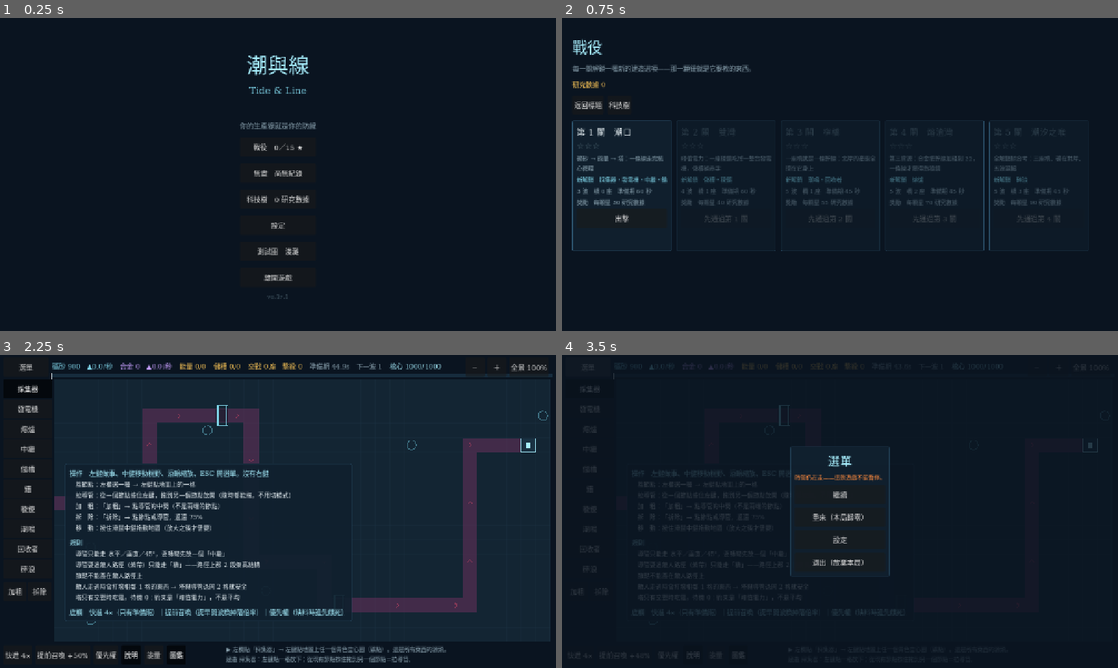
Above: before the commit, frames 1-4 (two rows, left to right).
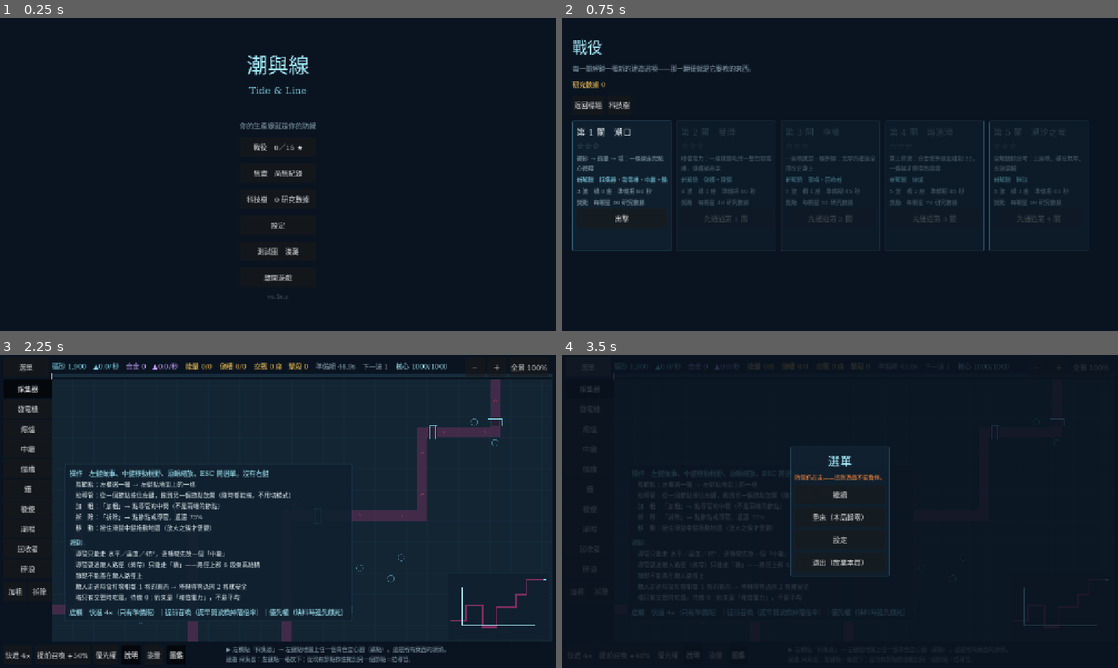
Above: after the commit, the same moments.

Repository: XiaoLin-001/TheGame
Game: Godot game, scene res://scenes/Main.tscn
Same seed, same stepped clock (60 frames per second), same inputs: the game is played once before the commit and once after it.
Inputs:
- Up to frame 1 (0.25 s): no input
- Up to frame 2 (0.75 s): click "戰役 0／15 ★" at 0.5 s
- Up to frame 3 (2.25 s): click "返回標題" at 1.25 s; click "無盡 尚無紀錄" at 2 s
- Up to frame 4 (3.5 s): click "選單" at 2.75 s

The runs differ from the first frame. In frame 1, less than 0.1% of the frame differs, in the area x 50-52%, y 88-90%; in frame 2, nothing differs; in frame 3, 7.5%, in the area x 9-99%, y 2-92%; in frame 4, 0.2%.

Commit message:
B2.1b 大圖與導引（VERSION 0.18.0）
地圖 34×18 → 64×40（看得到 75%×62% ＝ 面積的 46%）。縮放下限從「就是 fit」
改成 max(fit, 可讀性地板 24px/格)：一屏可見的圖行為完全不變，大圖則
「看全圖的地方是小地圖，不是主畫面」——縮到看得見全圖但讀不出瓶頸，
等於把 R-3 的驗收轉包給玩家。

★ 第一版做的是 56×32，實看之後改掉：那個尺寸看得到 86%×79%，小地圖上的
視野框幾乎和外框重疊，「我在哪」讀不出來。一個只是技術上大過一屏的地圖，
不值得為它做導引。高的比寬的多加，因為加寬是一比一地加一波的時間。

★ 跟著面積重算四個參數：礦點 6–8→20–26、跨越點 2–3→4–6、起始礦砂
900→1900、不必過橋的礦點下限 3→7。放大地圖而不動它們＝悄悄把難度調高，
而 §7.7 說難度只能用玩家看得見的參數表達。

兩個導引通道：小地圖（全局＋視野框＋問題標記，常駐）＋邊緣箭頭（上限 3，
打斷式）。兩者都可點跳轉——也是大圖平移唯一的純左鍵動線（R-16）。
「問題」不新發明判定，就是既有的 node_state 與 _threat。

★★ R-17 量到了，B2.1c 由條件批轉為必做批：玩家形狀的佈局（分支度約 4）
在 64×40 上，180 節點 22.5 ms（超 8ms 上限 2.8 倍）、565 節點 92.5 ms
（吃掉 92% 的 tick）。門檻約 100 個節點——一屏圖蓋不到，大圖輕易做得到。

新增 TL_CLICKTEST/endless 11 條。過程中修掉三個自己的問題：畫面外的格子
點不到（那個行為是對的，測試改成先移過去）、mini_safe 是紅不起來的假斷言
（改用哨兵字串）、視野框大小肉眼判不準（改用數字斷言）。
證明會紅：拿掉導引攔截 → jump/mini_pan/mini_safe 三條同時倒。

12 支 1056 項全過；六條 clicktest 全 PASS；TL_SIM=5600 逐欄與前四批相同。

Co-Authored-By: Claude Opus 5 <noreply@anthropic.com>

Diff:
--- a/godot/scripts/core/GameState.gd
+++ b/godot/scripts/core/GameState.gd
@@ -10,7 +10,7 @@
 ## `0.<全域批次序號>.<修補>`。**批次編號就編在版本號裡**，所以這裡不再另存一個
 ## `BATCH` 字串——B0.6 與 B0.6.1 連續兩批都忘了同步它，標題畫面掛著 `B0.5` 三天。
 ## 兩個必須手動保持一致的常數，遲早會不一致；批次名稱在 `CHANGELOG.md` 與 git log。
-const VERSION := "0.17.1"
+const VERSION := "0.18.0"
 
 const GAME_NAME := "潮與線"
 const GAME_NAME_EN := "Tide & Line"
--- a/godot/scripts/screens/Battle.gd
+++ b/godot/scripts/screens/Battle.gd
@@ -37,10 +37,25 @@
 ##
 ## x=120 讓出左側建造欄，y=56 讓出頂欄，下緣停在 660（底欄鈕在 668）。
 const FRAME := Rect2(Vector2(120.0, 56.0), Vector2(1152.0, 604.0))
-## 縮放上限＝ fit 的幾倍。下限就是 fit——比 fit 更小只是把地圖縮進框架裡的
-## 一小塊，那正是這一批要修掉的東西。
+## 縮放上限＝**下限**的幾倍。
+##
+## ★ 下限在 B2.1b 從「就是 fit」改成 `max(fit, 可讀性地板)`：
+##   一屏可見的圖（全部戰役關卡）fit 本來就在地板之上 → 行為完全不變；
+##   大過一屏的圖（無盡）fit 會讓一格掉到 24px 以下，而那正是 RG-59 說
+##   「要重新驗收才能跨過」的線——**縮到看得見全圖但讀不出瓶頸，等於
+##   把 R-3 的驗收轉包給玩家**。所以無盡看全圖的地方是小地圖，不是主畫面。
 const ZOOM_MAX_MULT := 3.0
 const ZOOM_STEP := 1.25
+
+## 小地圖（B2.1b、`20_ART_DIRECTION.md` §1.8）。**只在地圖大過框架時出現**
+## ——戰役全部一屏可見，問題節點就在畫面上，多一個浮層只是多一塊遮擋。
+const MINIMAP_MAX := Vector2(232.0, 140.0)
+const MINIMAP_PAD := 12.0
+## 邊緣箭頭上限。**十個箭頭等於沒有箭頭**（§2 反模式：資訊過載）。
+const ARROW_MAX := 3
+const ARROW_SIZE := 11.0
+## 箭頭的命中半徑。P3 手機移植預留條款要求 ≥ 44×44 px，所以半徑取 22。
+const ARROW_HIT := 22.0
 
 ## `10_GDD.md` §7.1。**只在準備期可用。**
 const FAST_FORWARD_RATE := 4
@@ -211,10 +226,22 @@
 
 # ── 視野：框架、fit、縮放、平移（B1.2.2）─────────────────────────────
 
-## 這張圖剛好填滿框架的倍率。取兩軸的**較小值**——較大值會讓另一軸溢出框架，
-## 而「進場就看得到全貌」是這個框架存在的理由。
+## 縮放下限。一屏可見的圖就是 fit；大過一屏的圖是**可讀性地板**（24px／格）。
+##
+## `_fit` 這個欄位名沿用下來（它是「全景」鈕與縮放夾限共用的那一個值），
+## 但語意在 B2.1b 之後是「看得最遠的倍率」，不一定看得到全圖。
 func _fit_zoom() -> float:
-	return Shapes.fit_zoom(s.map["size"], FRAME.size)
+	return maxf(
+		Shapes.fit_zoom(s.map["size"], FRAME.size),
+		Shapes.MIN_READABLE_CELL / Shapes.GRID
+	)
+
+
+## 地圖在目前倍率下裝不進框架嗎？＝ 需不需要小地圖與邊緣箭頭。
+## **一屏可見的地圖一律 false**，所以戰役關卡不會多出這兩塊遮擋。
+func _oversized() -> bool:
+	var px := Vector2(s.map["size"]) * Shapes.GRID * _zoom
+	return px.x > FRAME.size.x + 0.5 or px.y > FRAME.size.y + 0.5
 
 
 ## 進場（與「全景」鈕）的視野：fit ＋ 居中。
@@ -319,6 +346,9 @@
 func _click_selftest() -> void:
 	await get_tree().process_frame
 	await get_tree().process_frame
+	if Hooks.panel == "endless":
+		await _guide_selftest()
+		return
 	# 有示範佈局在場時只驗浮層：地圖上的格子被佔走了，建造斷言本來就不成立。
 	if s.nodes.size() > 1:
 		_energy_button.button_pressed = true
@@ -997,6 +1027,10 @@
 		return
 	if mb.button_index != MOUSE_BUTTON_LEFT:
 		return
+	# ★ 導引要先問（B2.1b）。小地圖蓋在地圖上面，不先攔的話點它會**在它底下
+	#   那一格蓋出東西來**——而且玩家看不出為什麼，因為節點生在畫面外。
+	if _guide_click(mb.position):
+		return
 	# ★ 從節點上按下先不動作，等放開才決定（B1.6.2）：放開在同一格＝一次普通點擊，
 	#   放開在另一個節點上＝拉一條導管。這樣「蓋一個 → 接一條 → 蓋一個 → 接一條」
 	#   不用每一步都往返左欄切模式——第 1 關的參考解就是 6 蓋 6 接交替，
@@ -1130,7 +1164,266 @@
 	# ── 回到螢幕座標 ──────────────────────────────────────────────────
 	draw_set_transform(Vector2.ZERO, 0.0, Vector2.ONE)
 	_draw_frame_matte()
+	# 導引畫在遮罩**之後**：它們的職責就是講「框架外面有什麼」，被遮罩蓋掉
+	# 等於整個功能不存在。兩者都只在 `_oversized()` 時出現。
+	_draw_arrows()
+	_draw_minimap()
 	_draw_energy_bar()
+
+
+# ── 大圖導引：小地圖與邊緣箭頭（B2.1b，`20_ART_DIRECTION.md` §1.8）────────
+#
+# 大圖模式的 R-3 驗收是「**瓶頸節點即使不在畫面內也能在 30 秒內被找到**」。
+# 兩個通道分工明確，不是互為備援：
+#   小地圖 → 「全局現在長什麼樣？我在哪？」常駐、靜態。
+#   邊緣箭頭 → 「現在有東西壞了，在畫面外哪一邊？」打斷式。
+# 兩者都可點，點了把視野移過去——這也是大圖平移唯一的**純左鍵**動線
+# （中鍵拖曳在觸控上不存在，R-16）。
+
+
+## 「問題」不新發明判定，就是既有的兩件事，依嚴重度排序：
+##   ① 正在被 walk-by 啃的節點（`_threat`，和主畫面的四角括號同一份判定）
+##   ② `缺料`／`滿溢`（`node_state`，和三態徽章同一份判定）
+## 排序決定 `ARROW_MAX` 砍掉的是哪幾個——被啃的永遠留著。
+func _problem_cells() -> Array[Vector2i]:
+	var hurt: Array[Vector2i] = []
+	var stuck: Array[Vector2i] = []
+	var state: Dictionary = s.rates["node_state"]
+	for n: Dictionary in s.nodes:
+		var c: Vector2i = n["cell"]
+		if _threat.has(c):
+			hurt.append(c)
+		elif int(state.get(int(n["id"]), SessionState.NORMAL)) != SessionState.NORMAL:
+			stuck.append(c)
+	hurt.append_array(stuck)
+	return hurt
+
+
+## 目前看得到的世界座標矩形。小地圖的視野框與「這個問題在不在畫面內」
+## 都從這裡算——**只有一份**，兩者不可能各算各的而對不起來。
+func _view_world_rect() -> Rect2:
+	var o := _map_origin()
+	return Rect2((FRAME.position - o) / _zoom, FRAME.size / _zoom)
+
+
+## 把某一格移到畫面中央（小地圖與箭頭的「一鍵跳」）。
+## 與 `TL_FOCUS` 走同一條算式——兩份會漂掉。
+func _center_view_on(c: Vector2i) -> void:
+	var px := Vector2(s.map["size"]) * Shapes.GRID
+	_pan = (px * 0.5 - _center(c)) * _zoom
+	_clamp_pan()
+	queue_redraw()
+
+
+## 小地圖的位置：框架**右下角**內側——離建造欄（左）與能量列（上）最遠的角。
+## 尺寸依地圖長寬比縮進 `MINIMAP_MAX`，所以它永遠和地圖同比例（不同比例的
+## 縮圖上，「我在哪」那個框會說謊）。
+func _minimap_rect() -> Rect2:
+	var m := Vector2(s.map["size"])
+	var k := minf(MINIMAP_MAX.x / m.x, MINIMAP_MAX.y / m.y)
+	var sz := m * k
+	return Rect2(FRAME.end - sz - Vector2(MINIMAP_PAD, MINIMAP_PAD), sz)
+
+
+func _draw_minimap() -> void:
+	if not _oversized():
+		return
+	var r := _minimap_rect()
+	var box := r.grow(5.0)
+	draw_rect(box, Palette.alpha(Palette.BG_PANEL, 0.96))
+	draw_rect(box, Palette.BORDER_STRONG, false, 1.0)
+	# 世界座標 → 小地圖座標。
+	var k := r.size.x / (float(s.map["size"].x) * Shapes.GRID)
+	var cell := maxf(1.0, Shapes.GRID * k)
+
+	for c: Vector2i in s.path:
+		draw_rect(Rect2(r.position + Vector2(c) * cell, Vector2(cell, cell)), Palette.TIDE_DEEP)
+	# 玩家節點：小地圖上讀的是**產線的形狀**，不是個別節點，所以一律同一個點。
+	for n: Dictionary in s.nodes:
+		draw_rect(
+			Rect2(r.position + Vector2(n["cell"]) * cell, Vector2(cell, cell)),
+			Palette.ORDER_CYAN
+		)
+	# 問題標記：**比節點大一倍** ＋ 脈動。要在一堆青點裡被一眼挑出來，
+	# 只換顏色不夠（§4.3b）。
+	var a := Motion.pulse01(s.tick_count, Motion.BASE * 2.0, 0.45)
+	for c: Vector2i in _problem_cells():
+		var at := r.position + Vector2(c) * cell - Vector2(cell, cell) * 0.5
+		draw_rect(Rect2(at, Vector2(cell, cell) * 2.0), Palette.alpha(Palette.WARN_ORANGE, a))
+	# 視野框：「我在哪」——這是小地圖與一張縮圖的唯一差別。
+	var vw := _view_world_rect()
+	draw_rect(
+		Rect2(r.position + vw.position * k, vw.size * k).intersection(r),
+		Palette.ORDER_BRIGHT, false, 1.0
+	)
+
+
+## 邊緣箭頭：畫在框架內緣，指向畫面外的問題。
+##
+## 只畫**不在畫面內**的——在畫面內的問題本來就看得到，再加一個箭頭是雜訊。
+func _draw_arrows() -> void:
+	if not _oversized():
+		return
+	var a := Motion.pulse01(s.tick_count, Motion.BASE * 2.0, 0.5)
+	for hit: Array in _arrow_hits():
+		var at: Vector2 = hit[0]
+		var dir: Vector2 = hit[1]
+		var perp := Vector2(-dir.y, dir.x)
+		draw_colored_polygon(PackedVector2Array([
+			at + dir * ARROW_SIZE,
+			at - dir * ARROW_SIZE * 0.6 + perp * ARROW_SIZE * 0.75,
+			at - dir * ARROW_SIZE * 0.6 - perp * ARROW_SIZE * 0.75,
+		]), Palette.alpha(Palette.WARN_ORANGE, a))
+
+
+## 箭頭的位置、方向與目標格：`[[螢幕位置, 單位方向, 目標格], ...]`。
+## **繪圖與命中判定共用這一支**——兩份會漂掉，而漂掉的症狀是「看得到但點不到」。
+func _arrow_hits() -> Array:
+	var out: Array = []
+	var vw := _view_world_rect()
+	var mid := FRAME.position + FRAME.size * 0.5
+	# 框架內緣，留出箭頭自己的半徑，否則尖端會被邊緣切掉。
+	var inner := FRAME.grow(-(ARROW_SIZE + 6.0))
+	for c: Vector2i in _problem_cells():
+		if out.size() >= ARROW_MAX:
+			break
+		var w := _center(c)
+		if vw.has_point(w):
+			continue
+		var dir := (_to_screen(w) - mid)
+		if dir.length() < 0.001:
+			continue
+		dir = dir.normalized()
+		# 從框架中心往那個方向射到內緣：兩軸各算一次，取先撞到的那一個。
+		var tx := INF if is_zero_approx(dir.x) else (inner.size.x * 0.5) / absf(dir.x)
+		var ty := INF if is_zero_approx(dir.y) else (inner.size.y * 0.5) / absf(dir.y)
+		out.append([mid + dir * minf(tx, ty), dir, c])
+	return out
+
+
+## 導引的點擊。回傳「有沒有吃掉這一次點擊」——吃掉了就不可以再當成蓋節點，
+## 否則點小地圖會在它底下的那一格蓋出東西來。
+func _guide_click(pos: Vector2) -> bool:
+	if not _oversized():
+		return false
+	for hit: Array in _arrow_hits():
+		if pos.distance_to(hit[0] as Vector2) <= ARROW_HIT:
+			_center_view_on(hit[2] as Vector2i)
+			return true
+	var r := _minimap_rect()
+	if not r.grow(5.0).has_point(pos):
+		return false
+	var k := r.size.x / (float(s.map["size"].x) * Shapes.GRID)
+	_center_view_on(Shapes.to_grid((pos - r.position) / k))
+	return true
+
+
+## ★ 大圖導引自檢（`TL_CLICKTEST=1 TL_PANEL=endless`，B2.1b）。
+##
+## 這一支驗的就是 B2.1b 的 DoD：**瓶頸節點即使不在畫面內也能在 30 秒內被找到**。
+## 「30 秒」對自檢沒有意義，能驗的是它的前提——**問題在畫面外時，畫面上真的
+## 有一個指得到它、而且點得到的東西**。
+##
+## 造問題的方式：在畫面外的礦點上蓋一座採集器、不接任何導管。它的產出推不
+## 出去 → `stuck` → `滿溢`（和三態徽章同一份判定），一個節點就成立，不必
+## 佈一整條產線。
+func _guide_selftest() -> void:
+	var big: bool = _oversized()
+
+	# 找一個**開場看不到**的礦點——大圖的重點就是「畫面外」。
+	var vw := _view_world_rect()
+	var target := Vector2i(-1, -1)
+	for c: Vector2i in (s.map["ore"] as Array):
+		if not vw.has_point(_center(c)):
+			target = c
+			break
+	var found_offscreen: bool = target.x >= 0
+
+	if found_offscreen:
+		# ★ **先把視野移過去才蓋得到**：那一格在畫面外，合成點擊落在框架外
+		#   會被輸入層擋掉（第一版就是這樣紅的——而那個行為是對的，玩家也
+		#   點不到看不見的格子）。蓋完再 `_reset_view()` 把它送回畫面外。
+		_center_view_on(target)
+		for _i in 2:
+			await get_tree().process_frame
+		_press(_build_buttons["extractor"])
+		_click(target)
+		for _i in 3:
+			await get_tree().process_frame
+		# 推幾個 tick，`node_state` 才算得出 `滿溢`。
+		for _i in 6:
+			BattleController.step(s)
+		_reset_view()
+		for _i in 2:
+			await get_tree().process_frame
+	var placed: bool = not s.node_at(target).is_empty()
+	var back_offscreen: bool = placed and not _view_world_rect().has_point(_center(target))
+	var flagged: bool = _problem_cells().has(target)
+
+	# 箭頭：它在畫面外，所以應該有一個指著它的箭頭。
+	var arrows := _arrow_hits()
+	var arrow_at := Vector2(-1, -1)
+	for hit: Array in arrows:
+		if (hit[2] as Vector2i) == target:
+			arrow_at = hit[0]
+	var arrowed: bool = arrow_at.x >= 0
+	# 箭頭要**在框架內**，不然它自己就在畫面外（第一版就是這樣：內縮沒算箭頭
+	# 自己的半徑，尖端被邊緣切掉一半）。
+	var arrow_inside: bool = arrowed and FRAME.has_point(arrow_at)
+
+	# 一鍵跳：點那個箭頭，目標要進到畫面內。
+	var jumped := false
+	if arrowed:
+		_click_at(arrow_at)
+		for _i in 2:
+			await get_tree().process_frame
+		jumped = _view_world_rect().has_point(_center(target))
+
+	# 小地圖：點左上角，視野要往左上走（而且**不可以在那裡蓋出東西**）。
+	#
+	# ★ 先切成「中繼」再點：中繼哪裡都蓋得起來，所以 `mini_safe` 才是真斷言。
+	#   用採集器的那一版是**假通過**——點到非礦點本來就會被擋，攔不攔截都一樣綠。
+	_press(_build_buttons["relay"])
+	var r := _minimap_rect()
+	var pan_before := _pan
+	# ★ 哨兵字串，不是「節點數沒變」。節點數那一版**紅不起來**：那一格剛好
+	#   不能蓋，攔不攔截都是綠的（第一版的假斷言）。`_act()` 在 BUILD 模式下
+	#   **一定**會覆寫 `_message`（成功是空字串、失敗是原因），所以哨兵還在
+	#   ＝ 這次點擊根本沒走到建造層。
+	_message = "＿哨兵＿"
+	_click_at(r.position + Vector2(6.0, 6.0))
+	for _i in 2:
+		await get_tree().process_frame
+	var mini_moved: bool = _pan != pan_before
+	var mini_safe: bool = _message == "＿哨兵＿"
+
+	# 可讀性地板：大圖的縮放下限是 24px／格，不是 fit（RG-59）。
+	var floor_ok: bool = Shapes.GRID * _fit >= Shapes.MIN_READABLE_CELL - 0.001
+
+	# ★ 視野框佔小地圖的比例 ＝ 看得到的比例。**這一條用肉眼判不準**
+	#   （小地圖只有 232px 寬，視野框和外框差幾個像素），所以用數字。
+	#   兩軸都必須 < 1（真的有看不到的部分）也都必須 > 0.3（不然是算錯了，
+	#   而算錯的症狀正是「小地圖上那個框說謊」）。
+	var mp := Vector2(s.map["size"]) * Shapes.GRID
+	var frac := _view_world_rect().size / mp
+	var frac_ok: bool = (
+		frac.x > 0.3 and frac.x < 1.0 and frac.y > 0.3 and frac.y < 1.0
+	)
+
+	var ok: bool = (
+		big and found_offscreen and placed and back_offscreen and flagged and arrowed
+		and arrow_inside and jumped and mini_moved and mini_safe and floor_ok and frac_ok
+	)
+	print(
+		"[TL_CLICKTEST/endless] big=%s offscreen=%s placed=%s back_off=%s flagged=%s arrow=%s"
+		% [big, found_offscreen, placed, back_offscreen, flagged, arrowed]
+		+ " inside=%s jump=%s mini_pan=%s mini_safe=%s floor=%s（%.1f px/格）"
+		% [arrow_inside, jumped, mini_moved, mini_safe, floor_ok, Shapes.GRID * _fit]
+		+ " view=%.0f%%×%.0f%% → %s"
+		% [frac.x * 100.0, frac.y * 100.0, "PASS" if ok else "FAIL"]
+	)
+	if Hooks.shot_path == "":
+		get_tree().quit(0 if ok else 1)
 
 
 ## 放大之後地圖比框架大，多出來的部分要被切掉，否則會爬到頂欄與建造欄底下。
--- a/godot/scripts/sim/MapGen.gd
+++ b/godot/scripts/sim/MapGen.gd
@@ -11,26 +11,48 @@
 
 const Maps := preload("res://data/Maps.gd")
 
-## 一屏可見（B2.1a）。**B2.1b 才放大過一屏**——大圖要先有小地圖與指引箭頭，
-## 否則玩家在畫面外的瓶頸前面是瞎的（R-3 在大圖模式的對應驗收）。
-const W := 34
-const H := 18
-## 折段數（§7.10）：少於 3 段路徑太直、塔隨便擺都覆蓋得到；
-## 多於 5 段在 34 格寬會擠成鋸齒。
-const SEG_MIN := 3
-const SEG_MAX := 5
-const CROSS_MIN := 2
-const CROSS_MAX := 3
-const ORE_MIN := 6
-const ORE_MAX := 8
+## ★ 大過一屏（B2.1b，`10_GDD.md` §7.10）。框架 1152×604 在**可讀性地板**
+## （24px／格）下看得到 48×25 格 → 64×40 看得到 **75%×62% ＝ 面積的 46%**。
+##
+## 為什麼不是 56×32（第一版）：那個尺寸看得到 86%×79%，**小地圖上的視野框
+## 幾乎和外框重疊**——「我在哪」讀不出來，兩個導引通道的價值一起被稀釋。
+## 一個只是技術上大過一屏的地圖，不值得為它做導引。
+##
+## 為什麼**高的比寬的多加**：路徑長度 ≈ 寬度 ＋ 各段直走，而直走跨距有上限
+## （`Y_MAX_JUMP`）。**加高幾乎不影響一波的時間，加寬是一比一地加**。
+## 64 寬約 100 格路徑，是第 5 關（約 52 格）的 1.9 倍——一波的時間也是。
+## 這是刻意接受的代價（§7.10 有記），但也是不再加寬的理由。
+##
+## **不參數化成 `generate(w, h)`**：只有一種尺寸，開參數是替還不存在的第二種
+## 佈局預先設計。M2 真的加到 3 種佈局時再說。
+const W := 64
+const H := 40
+## 折段數（§7.10）：少於 4 段在 56 格寬會變成一條幾乎筆直的長廊、塔隨便擺
+## 都覆蓋得到；多於 6 段會擠成鋸齒，而且每多一段就多一條直走要走。
+const SEG_MIN := 4
+const SEG_MAX := 6
+## ★ 以下四個數字在 B2.1b 全部跟著面積重算過。**放大地圖而不動它們，等於
+## 悄悄把難度調高**：礦點密度掉 3 倍（6–8 個撒在 1792 格上）、每條產線的導管
+## 長度變 1.7 倍而起始礦砂沒動、路徑長了一倍而橋還是兩座。
+## 難度只能用玩家看得見的關卡參數表達（§7.7）——那也包括「不要用改尺寸偷改」。
+const CROSS_MIN := 4
+const CROSS_MAX := 6
+const ORE_MIN := 20
+const ORE_MAX := 26
 ## ★ 不必過橋就到得了核心的礦點下限（§7.10 不變量 5）。
 ## 手作圖能靠設計者的眼睛避開「礦砂全在對岸」，生成器只能靠這個數字。
-const NEAR_ORE := 3
-const START_ORE := 900.0
+## 跟著總數一起提高——3/26 的保證比 3/8 弱得多。
+const NEAR_ORE := 7
+## 第 5 關（34×18）是 1240，而這張圖的導管長度約 1.9 倍（3 礦砂/格）。
+const START_ORE := 1900.0
 const PREP := 45.0
 ## 相鄰兩段橫走之間至少要差幾列——差 1 列的兩段等於一條粗路徑，
 ## 中間夾不進任何東西。
 const Y_APART := 3
+## ★ 也**至多**差幾列（B2.1b）。H 從 18 長到 32 之後，沒有上限的話單一條
+## 直走可以跨掉 27 格——路徑長度（＝一波的時間）憑種子暴增一倍，而畫面上
+## 只是「這張圖比較長」。有上限之後路徑長度的變異收在可預期的範圍內。
+const Y_MAX_JUMP := 14
 ## 相鄰兩個轉折至少要隔幾行，理由同上。
 const X_APART := 3
 ## ★ 橫走離上下邊界至少要留幾列。**遊戲的說明面板自己寫著「塔與導管退開
@@ -100,7 +122,7 @@
 static func _other_y(rng: RandomNumberGenerator, y: int) -> int:
 	var picks: Array[int] = []
 	for v in range(EDGE, H - EDGE):
-		if absi(v - y) >= Y_APART:
+		if absi(v - y) >= Y_APART and absi(v - y) <= Y_MAX_JUMP:
 			picks.append(v)
 	return picks[rng.randi_range(0, picks.size() - 1)]
 
--- a/godot/tests/perf_test.gd
+++ b/godot/tests/perf_test.gd
@@ -23,6 +23,7 @@
 const SessionState := preload("res://scripts/game/SessionState.gd")
 const BuildController := preload("res://scripts/game/BuildController.gd")
 const BattleController := preload("res://scripts/game/BattleController.gd")
+const MapGen := preload("res://scripts/sim/MapGen.gd")
 
 ## §5 的兩條線。**斷言掛在「最低可接受」上**，目標值只印出來——
 ## 把目標當紅線會讓一台比較慢的機器把測試變成擲骰子。
@@ -37,10 +38,17 @@
 const CANARY_MAX_MS := 2000.0
 
 
+## ★ 無盡大圖的規模曲線（B2.1b）。節點間隔 2 格，三個規模。
+## 上限**不是預算**，和哨兵一樣只擋數量級——R-17 是已登記、未修的風險。
+const ENDLESS_STEPS := [Vector2i(10, 6), Vector2i(18, 11), Vector2i(31, 19)]
+const ENDLESS_MAX_MS := 20000.0
+
+
 func _initialize() -> void:
 	var t := T.new("perf_test")
 	_campaign_levels(t)
 	_scaling_canary(t)
+	_endless_scale(t)
 	quit(t.report())
 
 
@@ -101,3 +109,49 @@
 	t.ok(ms < CANARY_MAX_MS, "哨兵 < %.0f ms（實際 %.1f）——超過代表解算器的數量級跑掉了" % [
 		CANARY_MAX_MS, ms
 	])
+
+
+## ③ ★ 無盡大圖（B2.1b）。這一層要回答的是 **R-17 到底從幾個節點開始痛**，
+## 所以印的是一條規模曲線，不是單一個數字。
+##
+## 佈局刻意是「玩家真的會蓋出來的形狀」——節點間隔 2 格、**只往右與往下接**
+## （分支度約 4）。壓力情境（RG-8）的分支度是 7.5，那是量測台不是玩法；
+## 拿它來回答「大圖能不能玩」會高估成本，而高估和低估一樣沒有用。
+func _endless_scale(t: T) -> void:
+	for step: Vector2i in ENDLESS_STEPS:
+		var s: RefCounted = SessionState.new()
+		s.setup(MapGen.generate(42))
+		s.ore = 9999999.0
+		s.alloy = 9999999.0
+		var path: Dictionary = s.sets["path"]
+		var size: Vector2i = s.map["size"]
+		var grid: Dictionary = {}
+		var ops: Array = []
+		for gy in step.y:
+			for gx in step.x:
+				var c := Vector2i(2 + gx * 2, 2 + gy * 2)
+				if c.x >= size.x or c.y >= size.y or path.has(c):
+					continue
+				grid[Vector2i(gx, gy)] = c
+				var i := gy * step.x + gx
+				ops.append(["place", "anchor" if i % 9 == 0 else (
+					"generator" if i % 7 == 0 else "relay"
+				), c])
+		for g: Vector2i in grid.keys():
+			for d: Vector2i in [Vector2i(1, 0), Vector2i(0, 1)]:
+				if grid.has(g + d):
+					ops.append(["conduit", grid[g], grid[g + d]])
+		BuildController.apply_ops(s, ops)
+		for k in ENEMIES:
+			s.add_enemy(["drifter", "carapace", "ember"][k % 3])
+		s.phase = "wave"
+		var ms := _ms(s, 1 if step.x > 20 else 5)
+		print("[PERF] 無盡大圖 %2d×%2d　節點 %3d／導管 %3d／敵人 %d → %8.1f ms/tick%s" % [
+			step.x, step.y, s.nodes.size(), s.conduits.size(), s.enemies.size(), ms,
+			"" if ms <= MAX_MS else "　⚠ 超出上限 %.0f ms（R-17）" % MAX_MS
+		])
+		t.ok(
+			ms < ENDLESS_MAX_MS,
+			"無盡 %d×%d < %.0f ms（實際 %.1f）——只擋數量級，不是預算"
+				% [step.x, step.y, ENDLESS_MAX_MS, ms]
+		)
Not shown, changed: CHANGELOG.md
Not shown, changed: docs/10_GDD.md
Not shown, changed: docs/20_ART_DIRECTION.md
Not shown, changed: docs/30_TECH_DESIGN.md
Not shown, changed: docs/40_PRODUCTION_PLAN.md
Not shown, changed: docs/50_QA_PLAN.md
